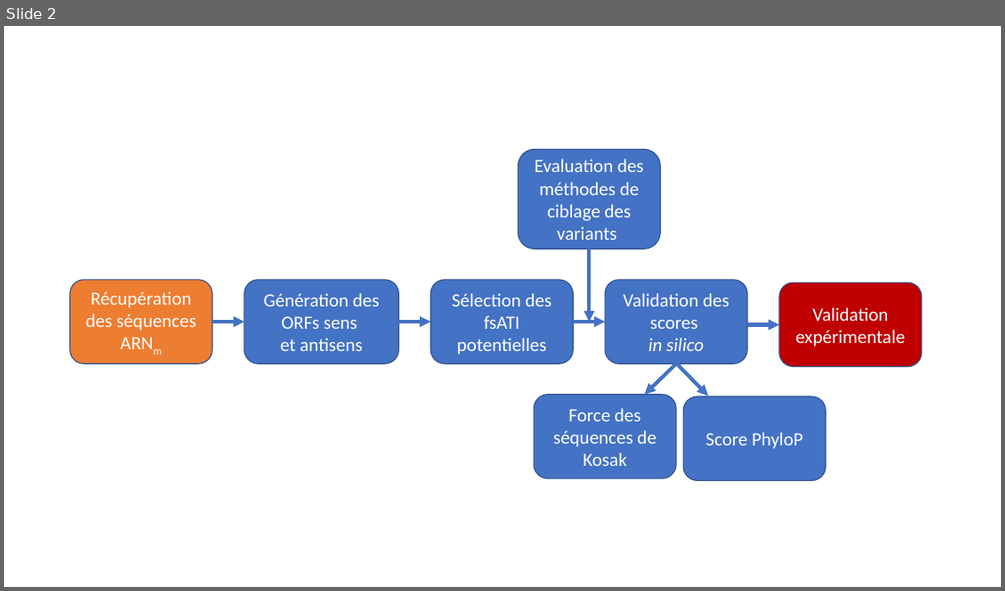
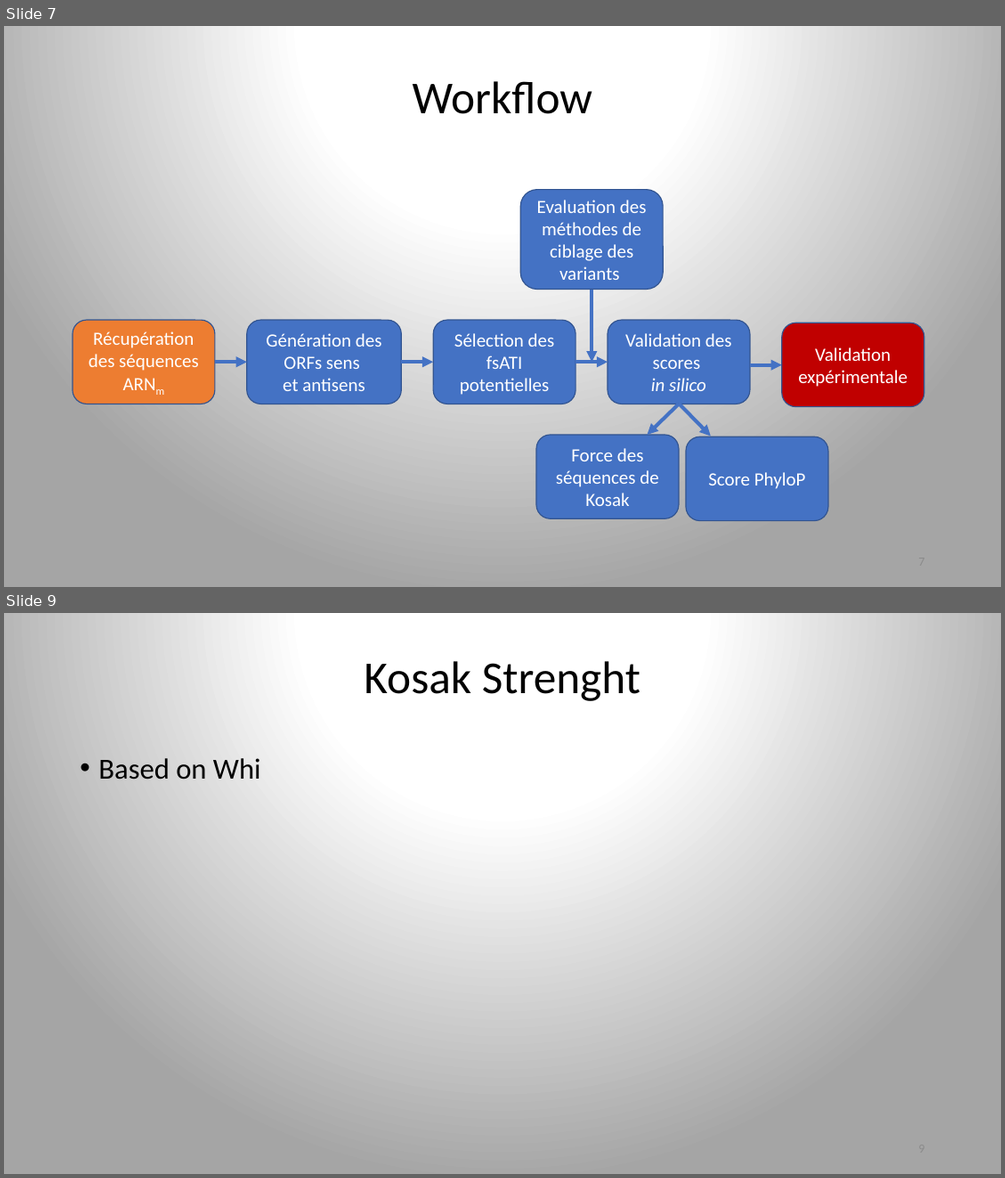
Before and after one commit to ArnaudDroitLab/ProjetLong_201911, a slide deck: Presentation_PL_JGorse.pptx. Shown one above the other, each under a label of ours: slide 2 before the commit, slides 7 and 9 after it; the slides between them are not shown. The pictures are 1005x591 and 1005x1178 pixels, drawn with LibreOffice and Linux fonts; fonts in the diff are those of the drawing. Boxes give left, top, right and bottom in pixels: in the first picture for what was removed or moved away, otherwise in the second. Text is boxed around its words. In the diff, an @@ line names an element or a change of style, - is before the commit and + after.

```diff
--- a/Presentation_PL_JGorse.pptx
+++ b/Presentation_PL_JGorse.pptx
@@ slide 9 added at [4,613,1001,1174], background gradient #FFFFFF to #A5A5A5 @@
@@ title added at [364,661,640,701], 44 pt, text #000000 @@
+Kosak Strenght
@@ text added at [98,758,261,779], 28 pt, text #000000 @@
+• Based on Whi
@@ what was slide 2 is now slide 7 @@
@@ slide 7 changed as well @@
@@ background #FFFFFF to gradient #FFFFFF to #A5A5A5 @@
@@ title added at [413,81,592,114], 44 pt, text #000000 @@
+Workflow
@@ 5 arrows, 4 rounded rectangles: place and size @@
-5 arrows, 4 rounded rectangles at [70,150,922,395]
+5 arrows, 4 rounded rectangles at [73,190,923,435]
@@ 4 rounded rectangles, 2 arrows: place and size @@
-4 rounded rectangles, 2 arrows at [399,248,825,480]
+4 rounded rectangles, 2 arrows at [401,289,828,520]
```
Also in this commit, not shown: 12 other slides added, 1 slide removed.
